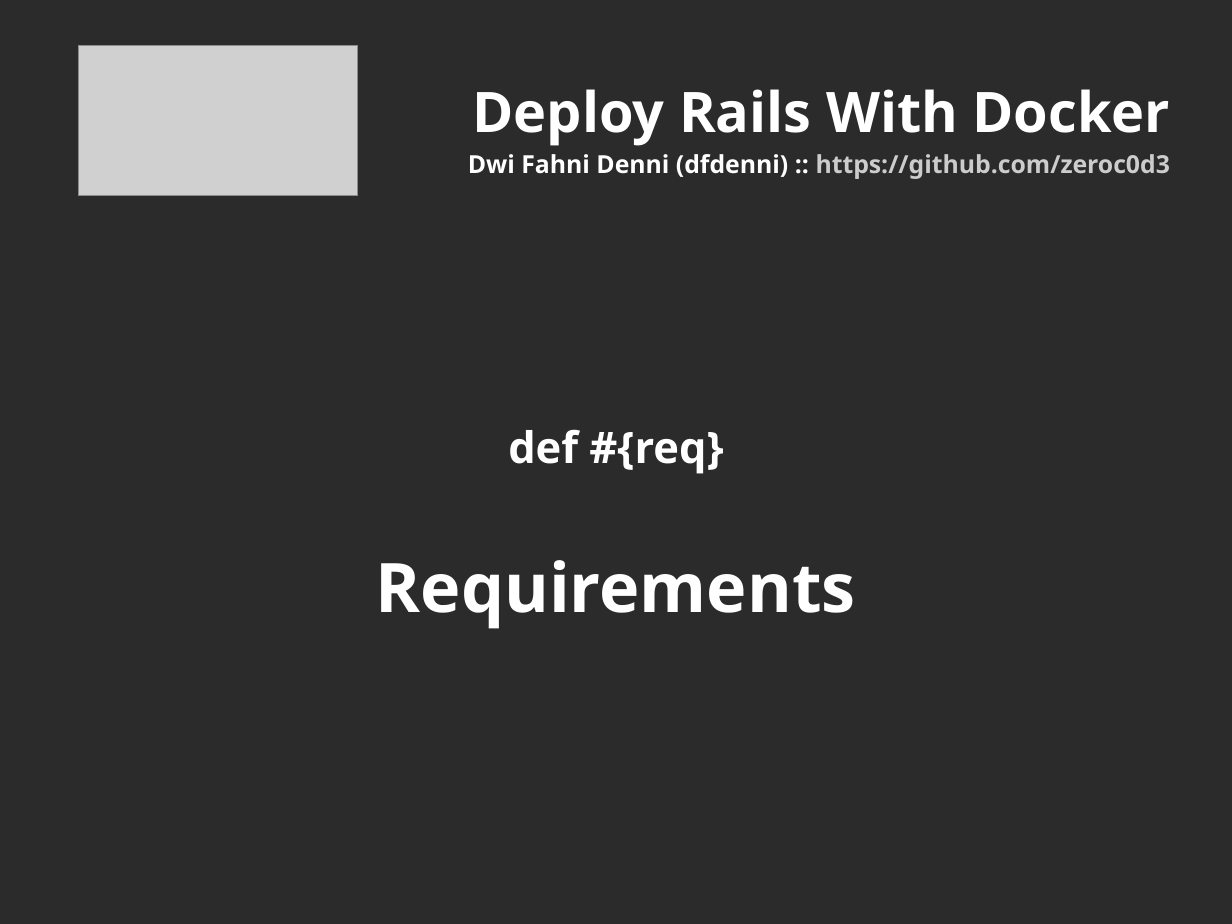
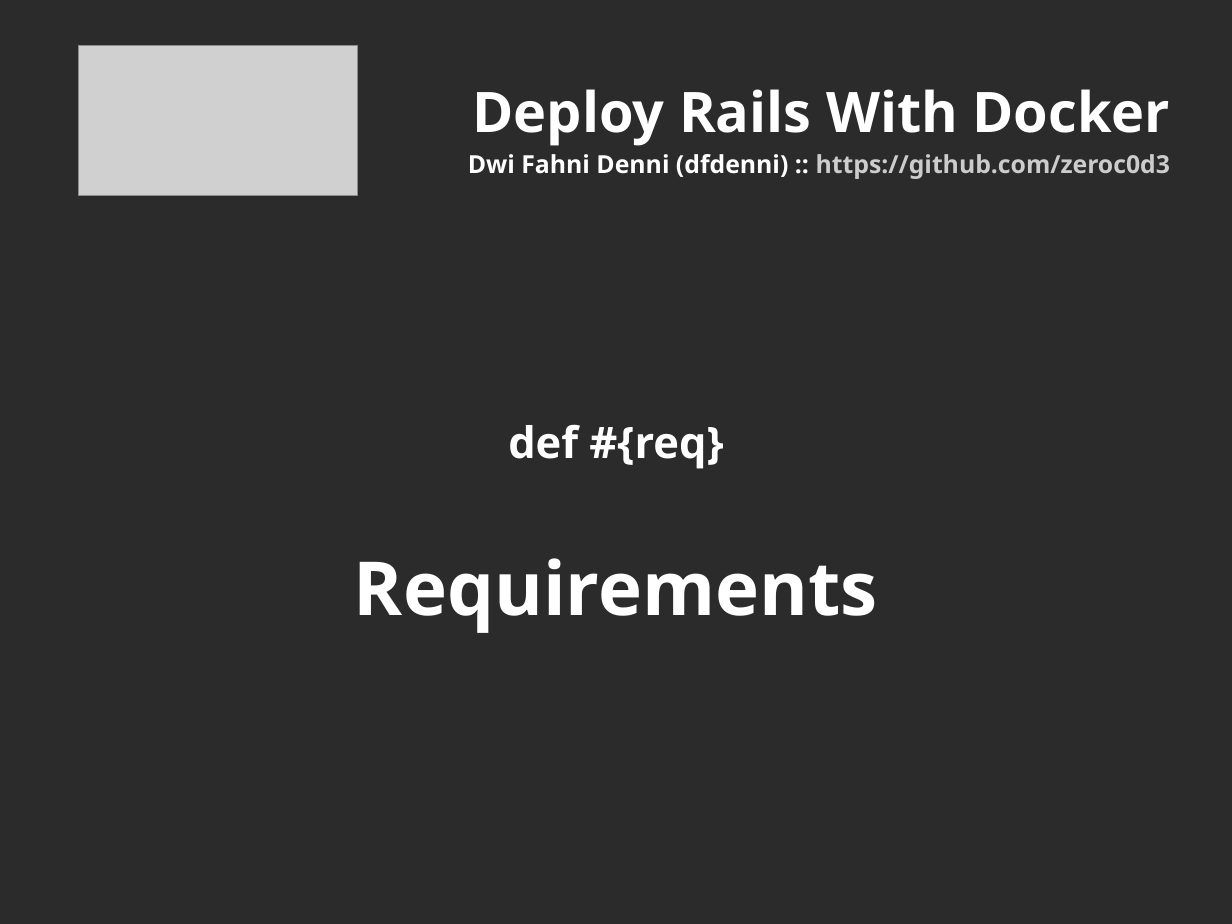
Before and after one commit to zeroc0d3/id-ruby-docker-rails, a slide deck: slide 9 of docs/docker_rails.odp. Drawn at 1232x924 pixels with LibreOffice and Linux fonts; fonts in the diff are those of the drawing; grey boxes stand for pictures; background and template pictures are left out; a plain dark background stands for a picture behind light text. Boxes give left, top, right and bottom in pixels: in the first picture for what was removed or moved away, otherwise in the second. Text is boxed around its words. In the diff, an @@ line names an element or a change of style, - is before the commit and + after.

```diff
--- a/docs/docker_rails.odp
+++ b/docs/docker_rails.odp
@@ subtitle at box(354, 558, 878, 633): size 44 to 48 pt in "Requirements" @@
```
Also in this commit, not shown: 8 other slides changed, 3 slides added, 1 other file.
